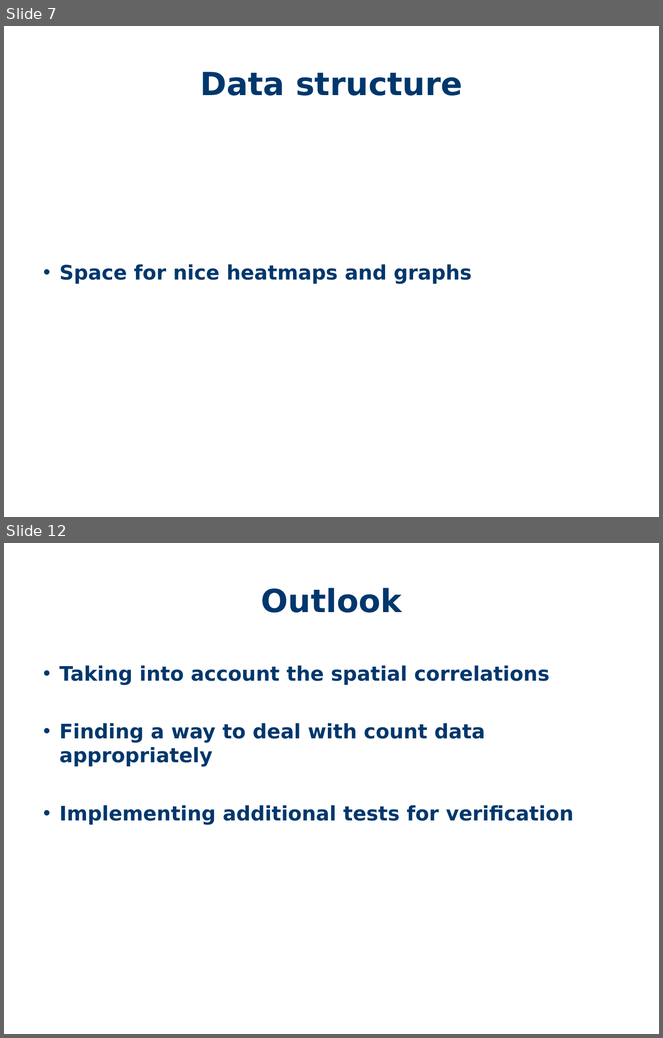
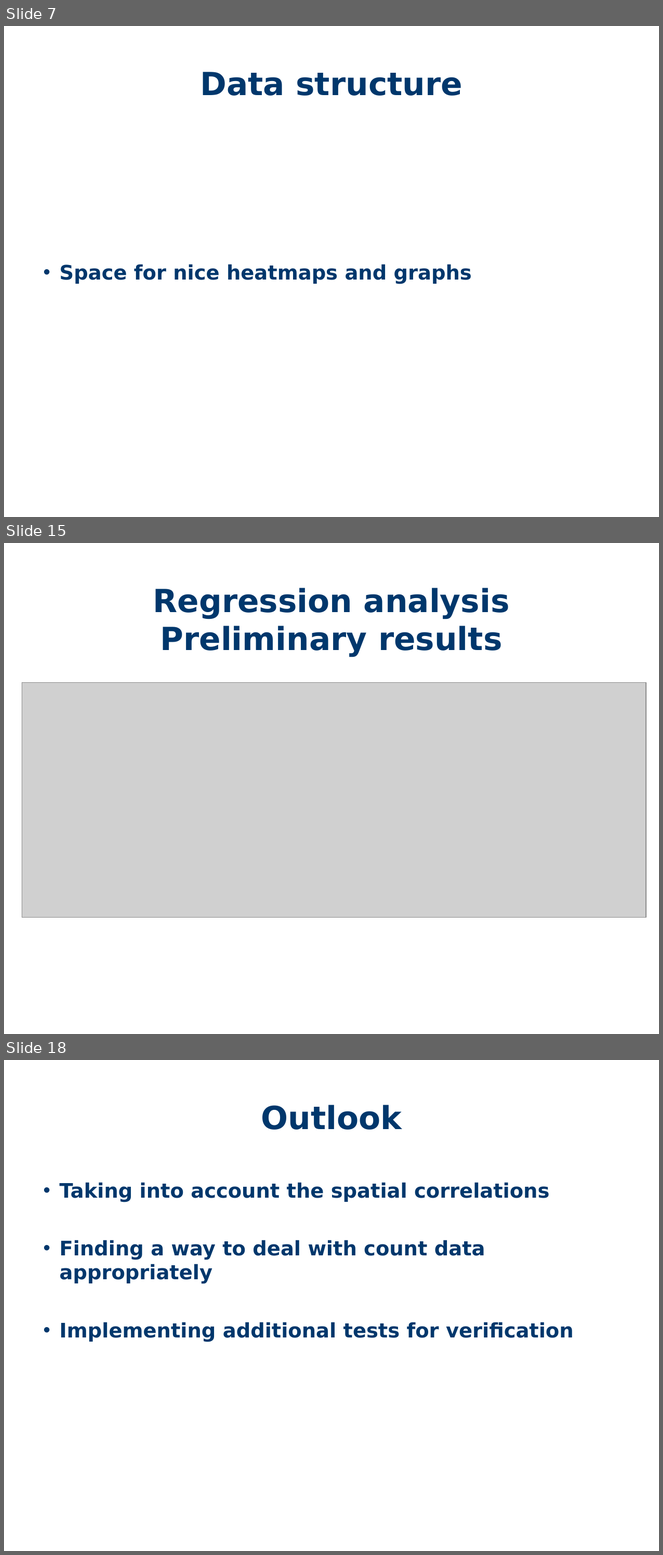
Before and after one commit to PetraBurdejova/spl2018take2, a slide deck: SPL.ppt. Shown one above the other, each under a label of ours: slides 7 and 12 before the commit, slides 7, 15 and 18 after it; the slides between them are not shown. The pictures are 663x1038 and 663x1555 pixels, drawn with LibreOffice and Linux fonts; fonts in the diff are those of the drawing; grey boxes stand for pictures; background and template pictures are left out. Boxes give left, top, right and bottom in pixels: in the first picture for what was removed or moved away, otherwise in the second. Text is boxed around its words. In the diff, an @@ line names an element or a change of style, - is before the commit and + after.

```diff
--- a/SPL.ppt
+++ b/SPL.ppt
@@ slide 15 added at <box>4,543,659,1034</box>, background #FFFFFF @@
@@ title added at <box>153,588,510,657</box>, 35 pt, text #00376C, bold @@
+Regression analysis
+Preliminary results
@@ picture added at <box>22,682,646,918</box> @@
@@ what was slide 12 is now slide 18 @@
```
Also in this commit, not shown: 1 slide changed, 7 other slides added, 2 slides removed.
